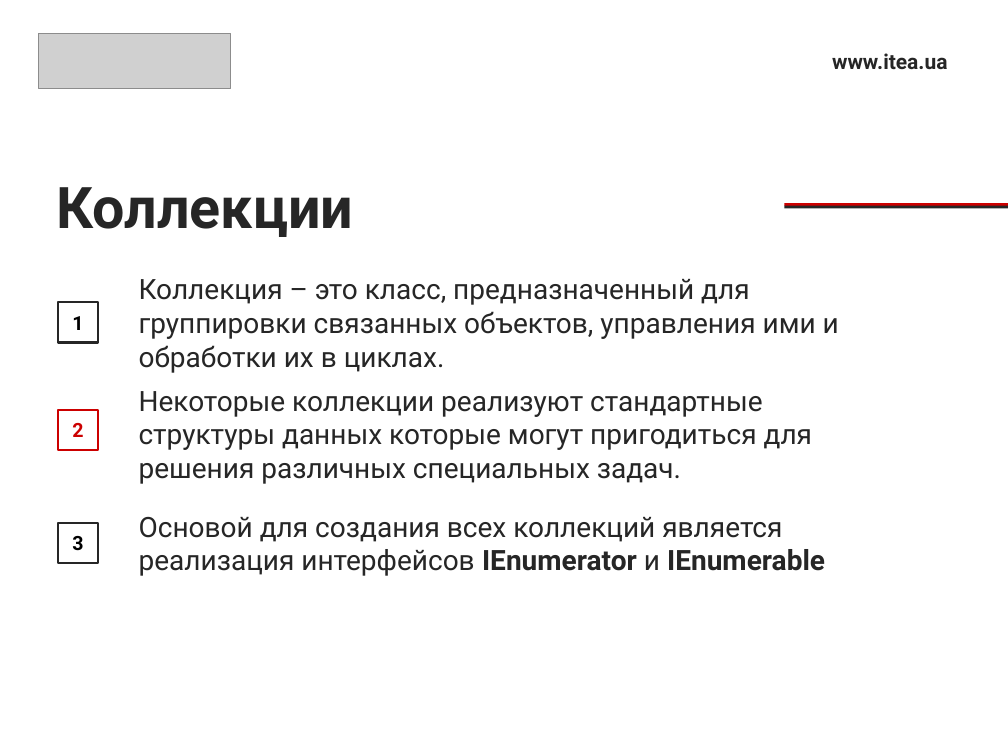
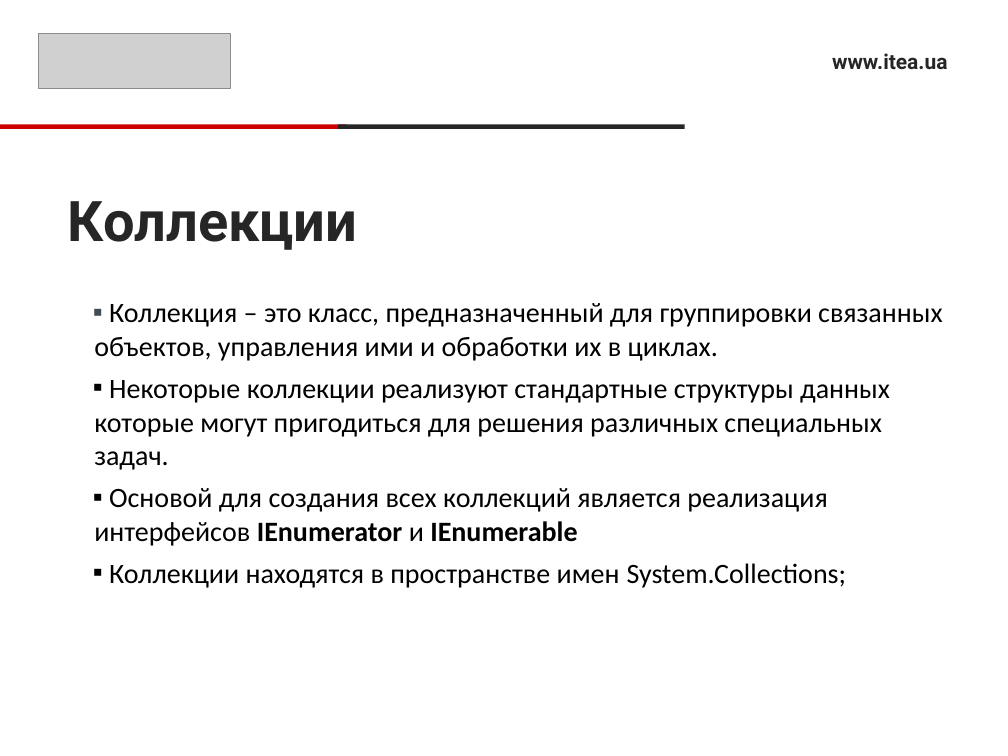
Before and after one commit to Ryabik/CSharpProfessional, a slide deck: slide 7 of 1.Collections/CollectionsPresentation.pptx (slide 18 before the commit). Drawn at 1008x756 pixels with LibreOffice and Linux fonts; fonts in the diff are those of the drawing; grey boxes stand for pictures. Boxes give left, top, right and bottom in pixels: in the first picture for what was removed or moved away, otherwise in the second. Text is boxed around its words. In the diff, an @@ line names an element or a change of style, - is before the commit and + after.

Commit message:
Updated collections presentation

```diff
--- a/1.Collections/CollectionsPresentation.pptx
+++ b/1.Collections/CollectionsPresentation.pptx
@@ rectangle added at box(0, 124, 347, 129), fill #CC0000 @@
@@ rectangle added at box(338, 124, 684, 129), fill #262626 @@
@@ title "Коллекции": place and size @@
-title "Коллекции" at box(56, 187, 353, 237)
+title "Коллекции" at box(68, 201, 358, 250)
@@ title "Коллекции" at box(68, 201, 358, 250): size 41 to 40 pt @@
@@ rectangle removed at box(784, 204, 1008, 207) @@
@@ rectangle removed at box(784, 206, 1008, 209) @@
@@ text "Коллекция – это класс, предназначенный ...": place and size @@
-text "Коллекция – это класс, предназначенный ..." at box(139, 391, 812, 484)
+text "Коллекция – это класс, предназначенный ..." at box(94, 303, 942, 588)
@@ text removed at box(139, 279, 839, 373) @@
-Коллекция – это класс, предназначенный для группировки связанных объектов, управления ими и обработки их в циклах.
@@ rectangle removed at box(57, 302, 98, 343) @@
-1
@@ text at box(94, 303, 942, 361): paragraph added @@
+▪ Коллекция – это класс, предназначенный для группировки связанных объектов, управления ими и обработки их в циклах.
@@ text at box(94, 380, 890, 470): font Roboto to Calibri, text colour #262626 to #000000 in "Некоторые коллекции реализуют стандартные структуры данных к ..."; bullet none to ▪; more space between paragraphs @@
@@ rectangle removed at box(57, 410, 98, 451) @@
-2
@@ text at box(94, 488, 847, 588): paragraphs added @@
+▪ Основой для создания всех коллекций является реализация интерфейсов IEnumerator и IEnumerable
+▪ Коллекции находятся в пространстве имен System.Collections;
@@ rectangle removed at box(57, 522, 98, 562) @@
-3
@@ text removed at box(139, 517, 825, 576) @@
-Основой для создания всех коллекций является реализация интерфейсов IEnumerator и IEnumerable
```
Also in this commit, not shown: 5 other slides changed, 9 slides added, 1 slide removed.
